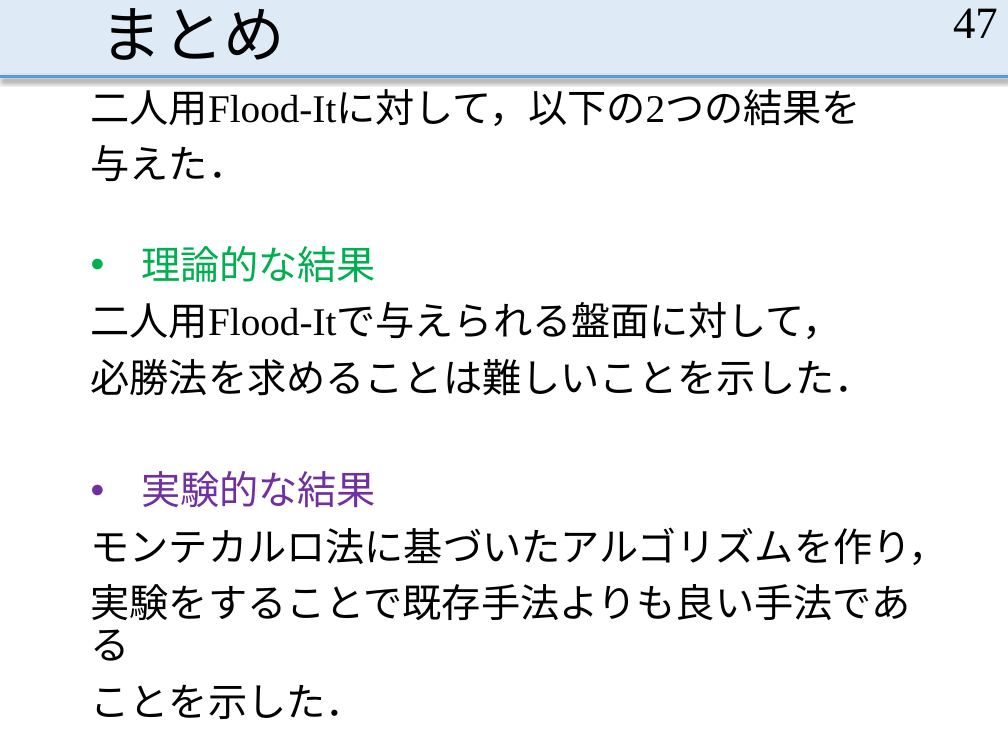
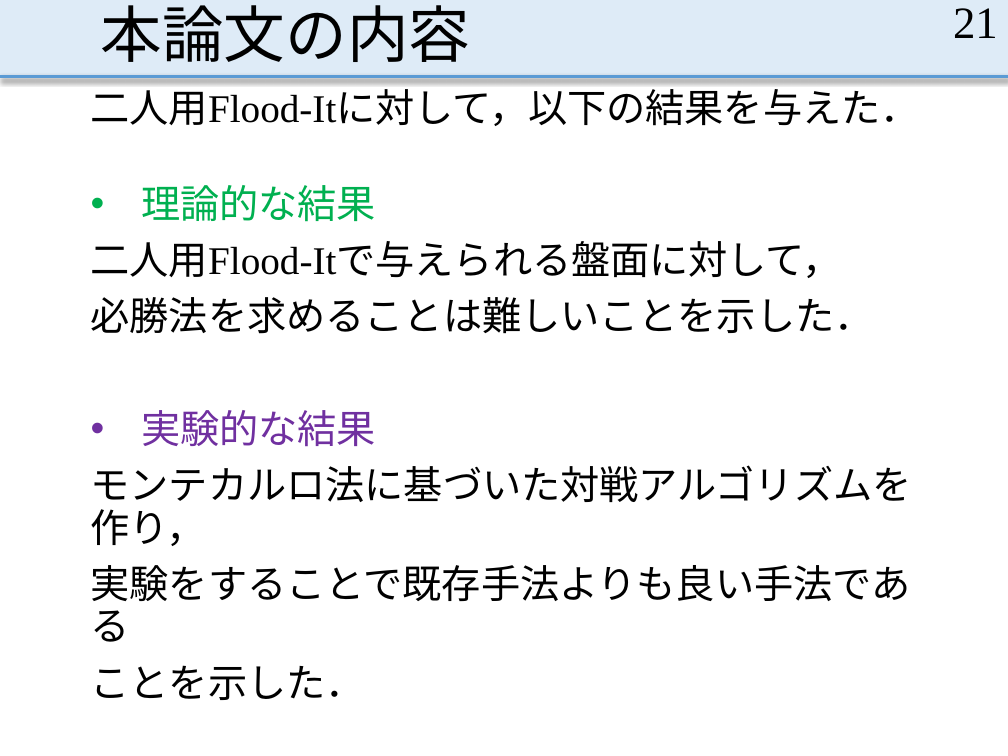
Before and after one commit to MasayaOda/SR, a slide deck: slide 21 of 小田卒論発表 - コピー.pptx (slide 47 before the commit). Drawn at 1008x756 pixels with LibreOffice and Linux fonts; fonts in the diff are those of the drawing. Boxes give left, top, right and bottom in pixels: in the first picture for what was removed or moved away, otherwise in the second. Text is boxed around its words. In the diff, an @@ line names an element or a change of style, - is before the commit and + after.

Commit message:
発表練習する． 図に補足の文字を書く

```diff
--- a/小田卒論発表 - コピー.pptx
+++ b/小田卒論発表 - コピー.pptx
@@ title at (101, 5, 471, 62): text changed @@
-まとめ
+本論文の内容
@@ page number at (953, 8, 998, 38): text changed @@
-47
+21
@@ text at (91, 82, 920, 126): text changed @@
-二人用Flood-Itに対して，以下の2つの結果を
-与えた．
+二人用Flood-Itに対して，以下の結果を与えた．
@@ text "理論的な結果": place and size @@
-text "理論的な結果" at (91, 246, 948, 661)
+text "理論的な結果" at (91, 185, 912, 642)
@@ text at (91, 465, 912, 546): text changed @@
-モンテカルロ法に基づいたアルゴリズムを作り，
+モンテカルロ法に基づいた対戦アルゴリズムを作り，
```
Also in this commit, not shown: 22 other slides changed, 1 slide added, 2 slides removed, 1 other file.
